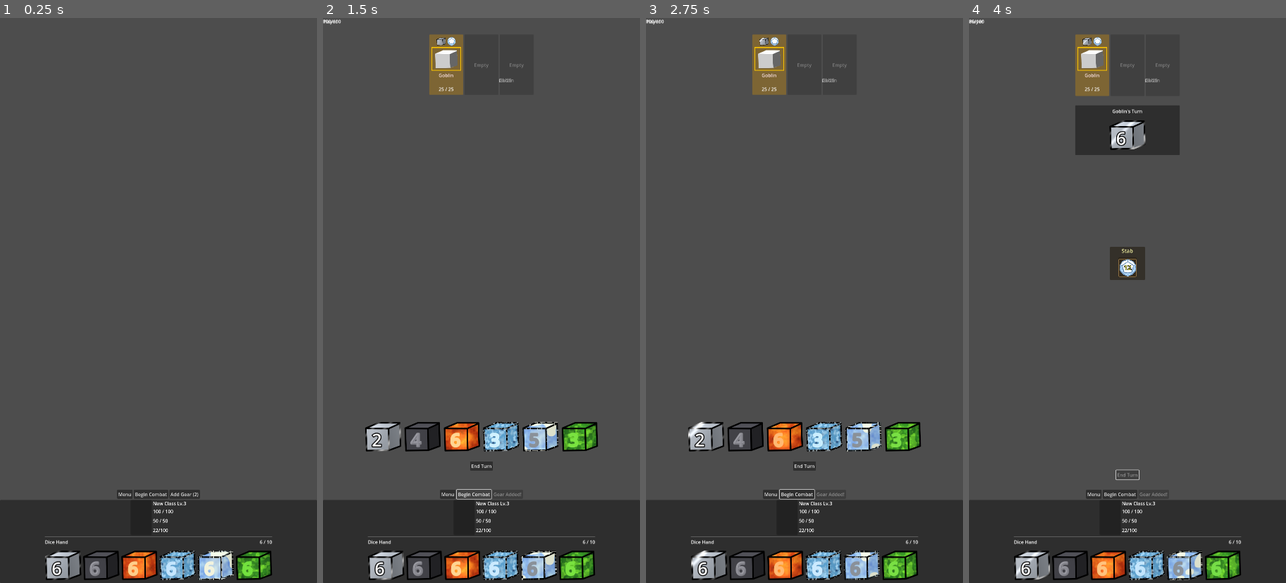
Above: before the commit, frames 1-4 (left to right).
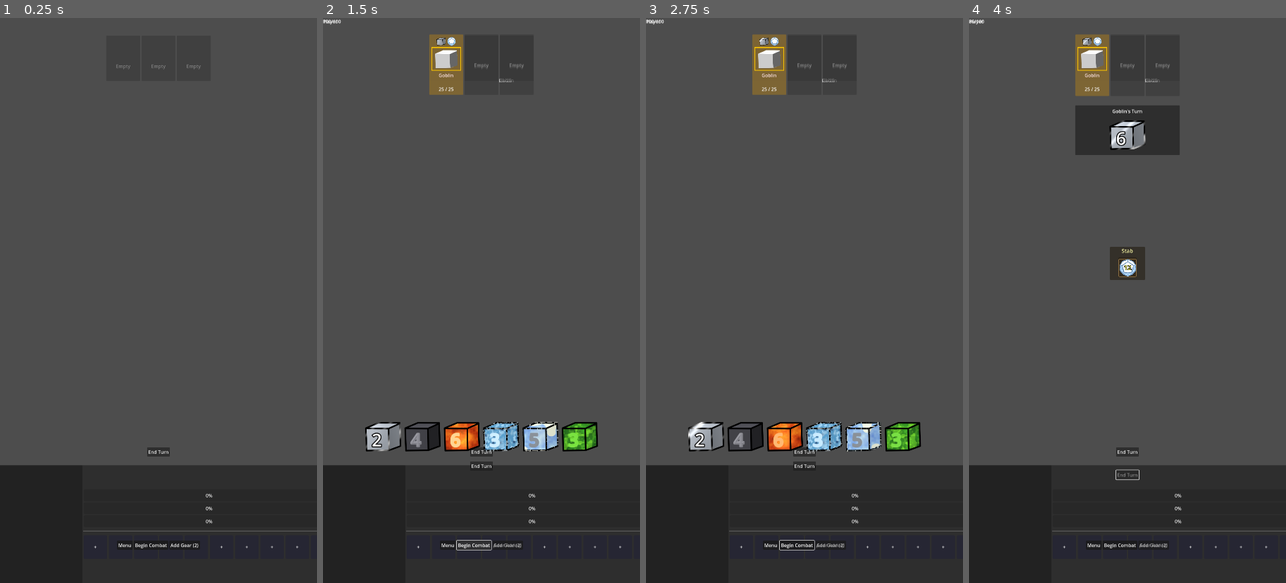
Above: after the commit, the same moments.

Repository: smugmonster66-design/godot-dice-rpg
Game: Godot game, scene res://scenes/game/game_root.tscn
Two runs of this game, one before a commit and one after it. Both use one fixed random seed, a clock stepped at 60 frames per second and the inputs below. Before the commit the project starts from res://scenes/game/map_scene.tscn.
Inputs (mouse positions are in pixels of both pictures, inside the frame that each line leads up to):
- Up to frame 1 (0.25 s): no input
- Up to frame 2 (1.5 s): click "Add Gear (2)" at 0.5 s; click "Begin Combat" at 1.25 s
- Up to frame 3 (2.75 s): click (798, 543) at 2 s, where only the run after the commit has a clickable "Begin Combat"
- Up to frame 4 (4 s): click "End Turn" at 2.75 s; click (1152, 543) at 3.5 s, where only the run after the commit has a clickable "Add Gear (2)"

The runs differ from the first frame. In frame 1, 9.3% of the frame differs, in the area x 0-100%, y 8-100%; in frame 2, 9.4%, in the area x 0-100%, y 10-100%; in frame 3, 9.2%; in frame 4, 9.2%.

Commit message:
rebuild in progress

Diff:
--- a/project.godot
+++ b/project.godot
@@ -11,7 +11,7 @@
 [application]
 
 config/name="Dice RPG Game 2026"
-run/main_scene="uid://cx781vq4omutw"
+run/main_scene="uid://b2w217jydc2gl"
 config/features=PackedStringArray("4.5", "Mobile")
 config/icon="res://icon.svg"
 
--- a/scenes/game/game_root.tscn
+++ b/scenes/game/game_root.tscn
@@ -1,22 +1,25 @@
-[gd_scene load_steps=5 format=3 uid="uid://b2w217jydc2gl"]
+[gd_scene load_steps=6 format=3 uid="uid://b2w217jydc2gl"]
 
 [ext_resource type="Script" uid="uid://d3dwgupowhnbi" path="res://scripts/autoload/game_manager.gd" id="1_pevc5"]
 [ext_resource type="PackedScene" uid="uid://dg4shmm2jhcnd" path="res://scenes/game/combat_scene.tscn" id="2_n6w2t"]
 [ext_resource type="Resource" uid="uid://flk40m735lxj" path="res://resources/player_classes/warrior.tres" id="2_pevc5"]
 [ext_resource type="PackedScene" uid="uid://cx781vq4omutw" path="res://scenes/game/map_scene.tscn" id="4_0krdv"]
+[ext_resource type="PackedScene" uid="uid://c0w3t10mfnowo" path="res://scenes/ui/bottom_ui_panel.tscn" id="5_n6w2t"]
 
 [node name="GameRoot" type="Node"]
 script = ExtResource("1_pevc5")
 warrior = ExtResource("2_pevc5")
 
-[node name="MapScene" parent="." instance=ExtResource("4_0krdv")]
+[node name="MapLayer" type="CanvasLayer" parent="."]
 
-[node name="CombatScene" parent="." instance=ExtResource("2_n6w2t")]
+[node name="MapScene" parent="MapLayer" instance=ExtResource("4_0krdv")]
+
+[node name="CombatLayer" type="CanvasLayer" parent="."]
 visible = false
-visibility_layer = 512
 
-[node name="CombatScene2" parent="." instance=ExtResource("2_n6w2t")]
-visible = false
-visibility_layer = 512
+[node name="CombatScene" parent="CombatLayer" instance=ExtResource("2_n6w2t")]
 
-[node name="CanvasLayer" type="CanvasLayer" parent="."]
+[node name="PersistentUILayer" type="CanvasLayer" parent="."]
+layer = 100
+
+[node name="BottomUIPanel" parent="." instance=ExtResource("5_n6w2t")]
--- a/scenes/game/map_scene.tscn
+++ b/scenes/game/map_scene.tscn
@@ -7,7 +7,6 @@
 [ext_resource type="Script" uid="uid://cmngrutsjny1t" path="res://scripts/ui/combat/post_combat_summary.gd" id="3_2b48g"]
 [ext_resource type="Script" uid="uid://gax4pbuq25uv" path="res://resources/data/equippable_item.gd" id="3_3c4m5"]
 [ext_resource type="Resource" uid="uid://couqhbcv0nj5p" path="res://resources/encounters/goblin_solo.tres" id="5_t547c"]
-[ext_resource type="PackedScene" uid="uid://cqp8tlucqj7xe" path="res://scenes/ui/map/map_dice_panel.tscn" id="8_bg5j8"]
 [ext_resource type="Resource" uid="uid://dn2hvhv24b1t6" path="res://resources/items/accessory/fire_blast_gem_accessory.tres" id="8_t547c"]
 [ext_resource type="Resource" uid="uid://dynp53wsejoff" path="res://resources/items/main hand/frost_hammer.tres" id="10_5osyn"]
 
@@ -143,6 +142,3 @@
 text = "Add Starting Gear"
 script = ExtResource("2_2b48g")
 starting_items = Array[ExtResource("3_3c4m5")]([ExtResource("8_t547c"), ExtResource("10_5osyn")])
-
-[node name="MapDicePanel" parent="UILayer/VBoxContainer" instance=ExtResource("8_bg5j8")]
-layout_mode = 2
--- /dev/null
+++ b/scenes/ui/bottom_ui_panel.tscn
@@ -0,0 +1,108 @@
+[gd_scene load_steps=3 format=3 uid="uid://c0w3t10mfnowo"]
+
+[ext_resource type="PackedScene" uid="uid://ds3fslulucbxd" path="res://scenes/ui/map/dice_grid.tscn" id="1_5ue3t"]
+
+[sub_resource type="StyleBoxEmpty" id="StyleBoxEmpty_px728"]
+
+[node name="BottomUIPanel" type="PanelContainer"]
+custom_minimum_size = Vector2(342, 342)
+anchors_preset = 12
+anchor_top = 1.0
+anchor_right = 1.0
+anchor_bottom = 1.0
+grow_horizontal = 2
+grow_vertical = 0
+
+[node name="MainHBox" type="HBoxContainer" parent="."]
+layout_mode = 2
+
+[node name="PortraitSection" type="VBoxContainer" parent="MainHBox"]
+layout_mode = 2
+alignment = 1
+
+[node name="PortraitVBox" type="VBoxContainer" parent="MainHBox/PortraitSection"]
+layout_mode = 2
+alignment = 1
+
+[node name="PortraitContainer" type="Control" parent="MainHBox/PortraitSection/PortraitVBox"]
+custom_minimum_size = Vector2(400, 400)
+layout_mode = 2
+
+[node name="BackPanel" type="Panel" parent="MainHBox/PortraitSection/PortraitVBox/PortraitContainer"]
+layout_mode = 1
+anchors_preset = 15
+anchor_right = 1.0
+anchor_bottom = 1.0
+grow_horizontal = 2
+grow_vertical = 2
+
+[node name="PortraitTexture" type="TextureRect" parent="MainHBox/PortraitSection/PortraitVBox/PortraitContainer"]
+layout_mode = 1
+anchors_preset = 15
+anchor_right = 1.0
+anchor_bottom = 1.0
+grow_horizontal = 2
+grow_vertical = 2
+expand_mode = 1
+stretch_mode = 5
+
+[node name="FrontPanel" type="Panel" parent="MainHBox/PortraitSection/PortraitVBox/PortraitContainer"]
+layout_mode = 1
+anchors_preset = 15
+anchor_right = 1.0
+anchor_bottom = 1.0
+grow_horizontal = 2
+grow_vertical = 2
+theme_override_styles/panel = SubResource("StyleBoxEmpty_px728")
+
+[node name="LeftSection" type="VBoxContainer" parent="MainHBox"]
+layout_mode = 2
+alignment = 1
+
+[node name="HealthBar" type="ProgressBar" parent="MainHBox/LeftSection"]
+custom_minimum_size = Vector2(300, 40)
+layout_mode = 2
+
+[node name="ManaBar" type="ProgressBar" parent="MainHBox/LeftSection"]
+custom_minimum_size = Vector2(300, 40)
+layout_mode = 2
+
+[node name="ExpBar" type="ProgressBar" parent="MainHBox/LeftSection"]
+custom_minimum_size = Vector2(300, 40)
+layout_mode = 2
+
+[node name="HSeparator" type="HSeparator" parent="MainHBox/LeftSection"]
+custom_minimum_size = Vector2(0, 20)
+layout_mode = 2
+
+[node name="DiceSection" type="VBoxContainer" parent="MainHBox/LeftSection"]
+layout_mode = 2
+
+[node name="DiceHeader" type="HBoxContainer" parent="MainHBox/LeftSection/DiceSection"]
+visible = false
+layout_mode = 2
+
+[node name="DiceTitle" type="Label" parent="MainHBox/LeftSection/DiceSection/DiceHeader"]
+layout_mode = 2
+text = "Dice Hand"
+
+[node name="Spacer" type="Control" parent="MainHBox/LeftSection/DiceSection/DiceHeader"]
+layout_mode = 2
+size_flags_horizontal = 3
+
+[node name="DiceCountLabel" type="Label" parent="MainHBox/LeftSection/DiceSection/DiceHeader" groups=["dice_count_label"]]
+layout_mode = 2
+text = "0/10"
+
+[node name="DiceGrid" parent="MainHBox/LeftSection/DiceSection" instance=ExtResource("1_5ue3t")]
+layout_mode = 2
+columns = 10
+
+[node name="RightSection" type="VBoxContainer" parent="MainHBox"]
+layout_mode = 2
+alignment = 1
+
+[node name="Button" type="Button" parent="MainHBox/RightSection"]
+layout_mode = 2
+size_flags_vertical = 4
+text = "MENU"
--- a/scenes/ui/map/dice_grid.tscn
+++ b/scenes/ui/map/dice_grid.tscn
@@ -8,7 +8,7 @@
 offset_bottom = 40.0
 theme_override_constants/h_separation = 6
 theme_override_constants/v_separation = 6
-columns = 5
+columns = 10
 script = ExtResource("1_jqjy0")
 show_empty_slots = false
 
--- a/scripts/autoload/game_manager.gd
+++ b/scripts/autoload/game_manager.gd
@@ -21,6 +21,7 @@
 # ============================================================================
 var player: Player = null
 var current_scene: Node = null
+var game_root: Node = null
 
 # Scene instances for hide/show pattern
 var map_scene_instance: Node2D = null
@@ -196,26 +197,26 @@
 ## History of completed encounters (for tracking/quests)
 var completed_encounters: Array[String] = []
 
+
+
+
 func start_combat_encounter(encounter: CombatEncounter):
-	"""Start a combat encounter - stores encounter and transitions to combat scene"""
 	if not encounter:
 		push_error("GameManager: Cannot start null encounter")
 		return
 
 	print("🎮 GameManager: Starting encounter '%s'" % encounter.encounter_name)
-
-	# Validate encounter
-	var warnings = encounter.validate()
-	if warnings.size() > 0:
-		print("  ⚠️ Encounter warnings:")
-		for warning in warnings:
-			print("    - %s" % warning)
-
-	# Store encounter for combat scene to read
 	pending_encounter = encounter
 
-	# Transition to combat scene
-	load_combat_scene()
+	# NEW: Use layer system if available
+	if game_root:
+		game_root.start_combat(encounter)
+	else:
+		# Fallback to old scene switching
+		load_combat_scene()
+
+
+
 
 func start_random_encounter(encounter_pool: Array[CombatEncounter]):
 	"""Start a random encounter from a pool"""
@@ -264,4 +265,5 @@
 			player.add_gold(gold)
 
 	clear_pending_encounter()
-	load_map_scene()
+	if not game_root:
+		load_map_scene()
--- /dev/null
+++ b/scripts/ui/combat/end_combat_button.gd
@@ -0,0 +1,32 @@
+# res://scripts/ui/combat/end_combat_button.gd
+# Debug button to immediately end combat and return to map
+extends Button
+class_name EndCombatButton
+
+@export var player_wins: bool = true
+
+func _ready():
+	text = "End Combat (Debug)"
+	pressed.connect(_on_pressed)
+
+func _on_pressed():
+	print("🛑 End Combat button pressed (player_wins=%s)" % player_wins)
+
+	# Try GameRoot first (new layer system)
+	if GameManager and GameManager.game_root:
+		GameManager.game_root.end_combat(player_wins)
+		return
+
+	# Fallback: try to find CombatManager and end directly
+	var combat_manager = get_tree().get_first_node_in_group("combat_manager")
+	if combat_manager and combat_manager.has_method("end_combat"):
+		combat_manager.end_combat(player_wins)
+		return
+
+	# Last resort: just tell GameManager
+	if GameManager:
+		GameManager.on_combat_ended(player_wins)
+
+		# Try to return to map via old system
+		if GameManager.has_method("load_map_scene"):
+			GameManager.load_map_scene()
Not shown: 1 places in scenes/game/map_scene.tscn that only renumber resources
Not shown, added: scripts/ui/combat/end_combat_button.gd.uid
